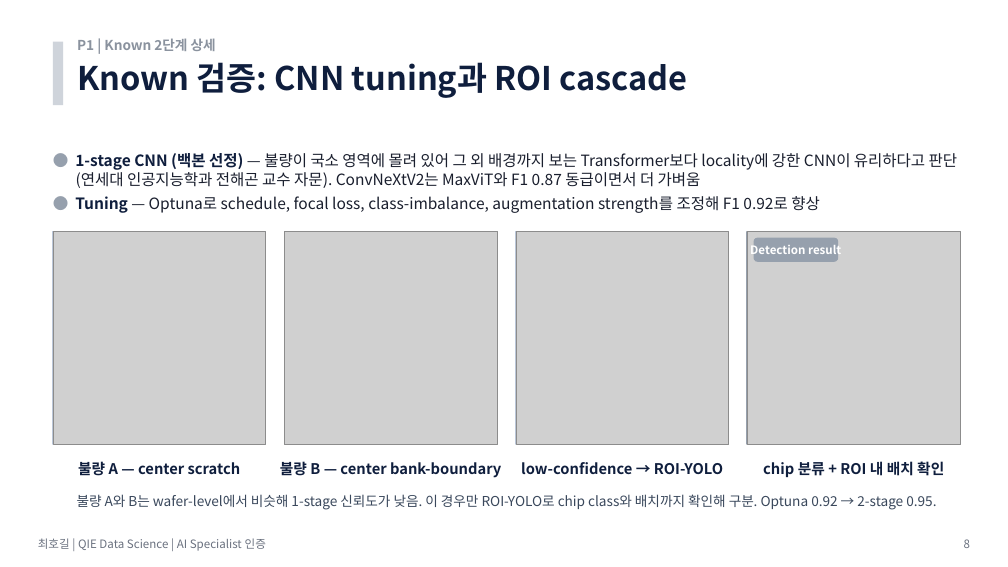
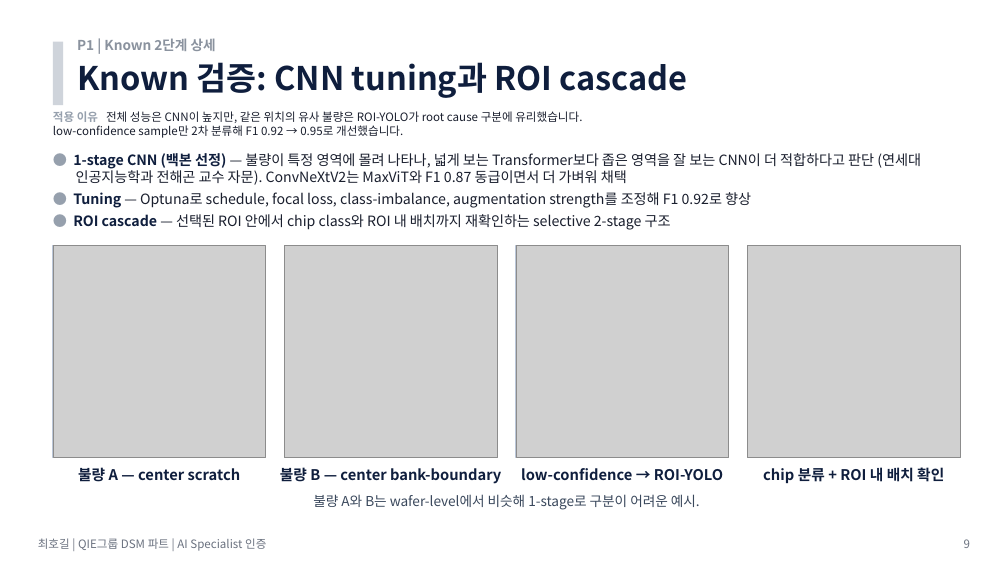
Before and after one commit to hogil/fbm_paper, a slide deck: slide 9 of recommendation/presentation/'26년 AI Specialist 면접 심사 자료_메모리사업부_최호길_평가항목_summary_with_images.pptx (slide 8 before the commit). Drawn at 1008x567 pixels with LibreOffice and Linux fonts; fonts in the diff are those of the drawing; grey boxes stand for pictures. Boxes give left, top, right and bottom in pixels: in the first picture for what was removed or moved away, otherwise in the second. Text is boxed around its words. In the diff, an @@ line names an element or a change of style, - is before the commit and + after.

Commit message:
Sync closing slide tuning wording

```diff
--- a/recommendation/presentation/'26년 AI Specialist 면접 심사 자료_메모리사업부_최호길_평가항목_summary_with_images.pptx
+++ b/recommendation/presentation/'26년 AI Specialist 면접 심사 자료_메모리사업부_최호길_평가항목_summary_with_images.pptx
@@ text added at box(53, 111, 582, 138), 11 pt, text #1A1F2E @@
+적용 이유 전체 성능은 CNN이 높지만, 같은 위치의 유사 불량은 ROI-YOLO가 root cause 구분에 유리했습니다.
+low-confidence sample만 2차 분류해 F1 0.92 → 0.95로 개선했습니다.
@@ text at box(73, 153, 921, 185): text changed; size 14.8 to 13.5 pt @@
-● 1-stage CNN (백본 선정) — 불량이 국소 영역에 몰려 있어 그 외 배경까지 보는 Transformer보다 locality에 강한 CNN이 유리하다고 판단 (연세대 인공지능학과 전해곤 교수 자문). ConvNeXtV2는 MaxViT와 F1 0.87 동급이면서 더 가벼움
+● 1-stage CNN (백본 선정) — 불량이 특정 영역에 몰려 나타나, 넓게 보는 Transformer보다 좁은 영역을 잘 보는 CNN이 더 적합하다고 판단 (연세대 인공지능학과 전해곤 교수 자문). ConvNeXtV2는 MaxViT와 F1 0.87 동급이면서 더 가벼워 채택
@@ text at box(73, 192, 751, 208): size 14.8 to 13.5 pt in "● Tuning — Optuna로 schedule, focal loss, ..." @@
@@ text at box(73, 214, 671, 230): paragraph added @@
+● ROI cascade — 선택된 ROI 안에서 chip class와 ROI 내 배치까지 재확인하는 selective 2-stage 구조
@@ rounded rectangle removed at box(754, 237, 839, 262) @@
-Detection result
@@ 4 pictures, 4 rectangles: place and size @@
-4 pictures, 4 rectangles at box(53, 231, 960, 444)
+4 pictures, 4 rectangles at box(53, 245, 960, 457)
@@ rectangle at box(748, 245, 960, 457): outline #96A0AD 1.9 pt to #B9C6DB 1.25 pt @@
@@ 4 texts: place and size @@
-4 texts at box(78, 459, 944, 478)
+4 texts at box(78, 465, 944, 484)
@@ text at box(313, 494, 700, 510): text changed @@
-불량 A와 B는 wafer-level에서 비슷해 1-stage 신뢰도가 낮음. 이 경우만 ROI-YOLO로 chip class와 배치까지 확인해 구분. Optuna 0.92 → 2-stage 0.95.
+불량 A와 B는 wafer-level에서 비슷해 1-stage로 구분이 어려운 예시.
@@ text at box(38, 538, 266, 551): text changed @@
-최호길 | QIE Data Science | AI Specialist 인증
+최호길 | QIE그룹 DSM 파트 | AI Specialist 인증
@@ text at box(964, 539, 970, 548): text changed @@
-8
+9
```
Also in this commit, not shown: 22 other slides changed, 5 slides added, 5 slides removed, 2 other files.
